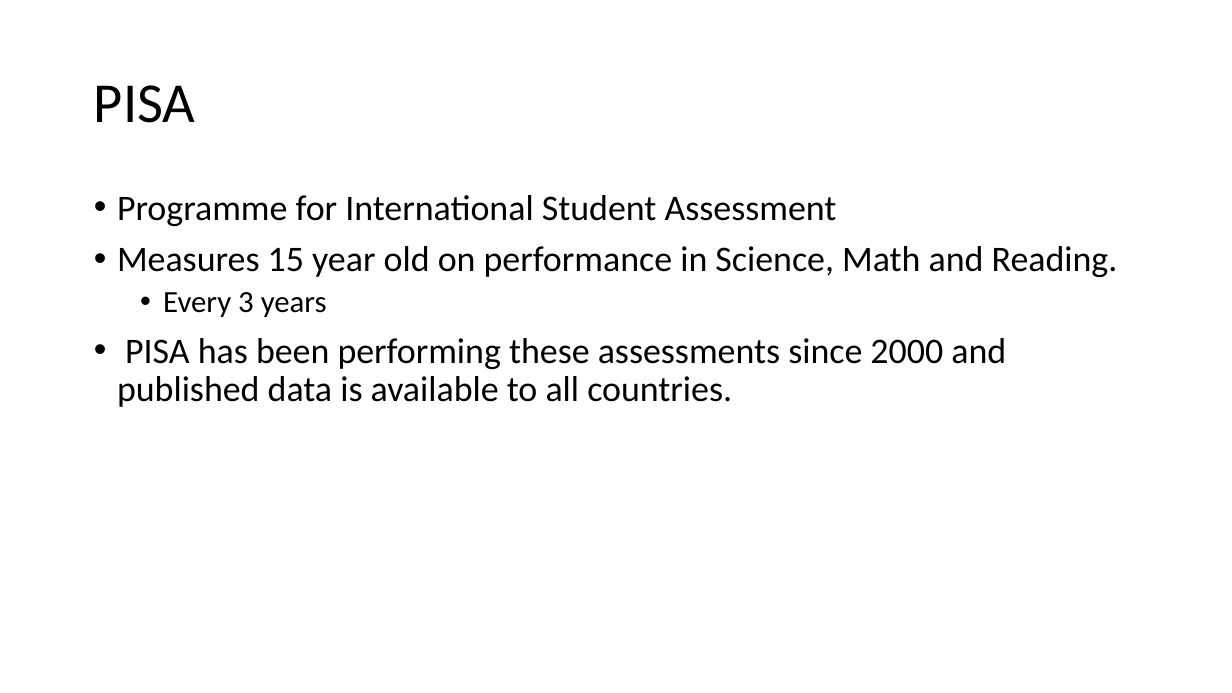
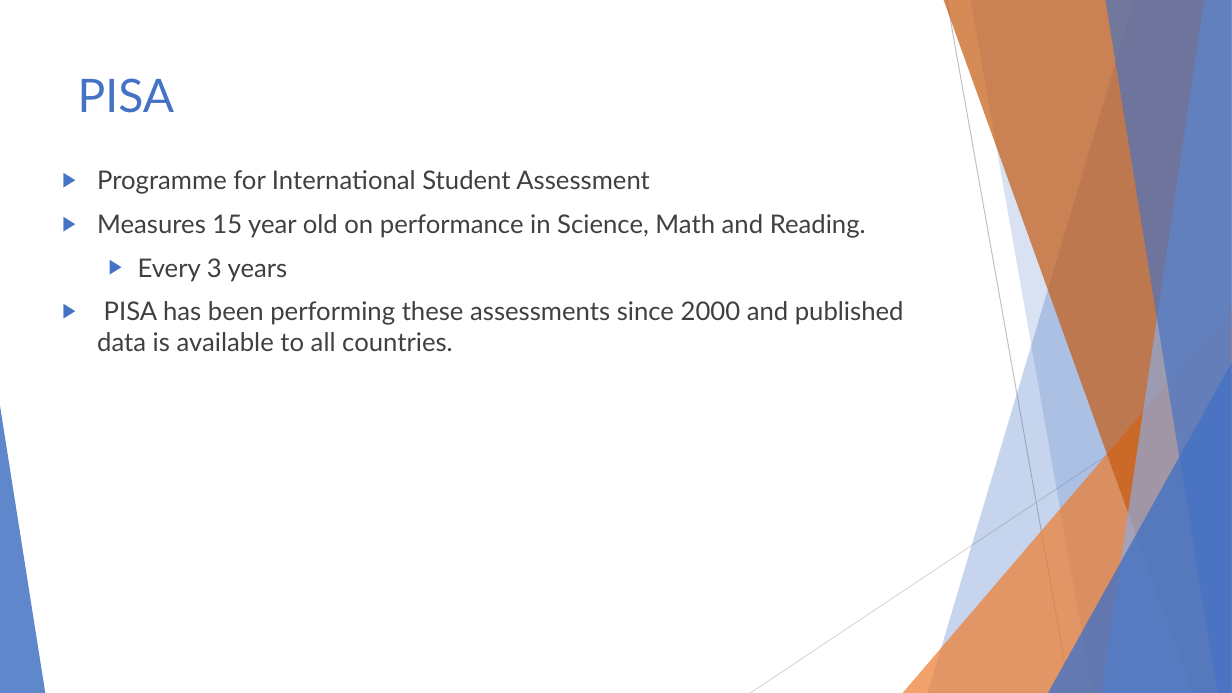
Before and after one commit to AndeyNunes/educationDEA, a slide deck: slide 5 of Project Presentation.pptx. Drawn at 1232x693 pixels with LibreOffice and Linux fonts; fonts in the diff are those of the drawing. Boxes give left, top, right and bottom in pixels: in the first picture for what was removed or moved away, otherwise in the second. Text is boxed around its words. In the diff, an @@ line names an element or a change of style, - is before the commit and + after.

```diff
--- a/Project Presentation.pptx
+++ b/Project Presentation.pptx
@@ title "PISA": place and size @@
-title "PISA" at bbox=[94, 85, 196, 123]
+title "PISA" at bbox=[78, 78, 174, 113]
@@ title "PISA" at bbox=[78, 78, 174, 113]: size 44 to 36 pt, font Calibri to Lato, text colour #000000 to #4472C4; line spacing 0.9 to 1; vertical alignment middle to top @@
@@ text "Programme for International Student Assessment": place and size @@
-text "Programme for International Student Assessment" at bbox=[117, 195, 1118, 407]
+text "Programme for International Student Assessment" at bbox=[97, 170, 904, 351]
@@ text "Programme for International Student Assessment" at bbox=[97, 170, 904, 351]: size 28 to 20 pt, font Calibri to Lato, text colour #000000 to #404040; size 24 to 20 pt in "Every 3 years"; bullet • to ▶; line spacing 0.9 to 1; more space between paragraphs @@
@@ group added at bbox=[0, 0, 1232, 693]: 5 freeform shapes, 3 triangles, 2 lines @@
```
Also in this commit, not shown: 16 other slides changed, 3 slides added, 4 slides removed.
